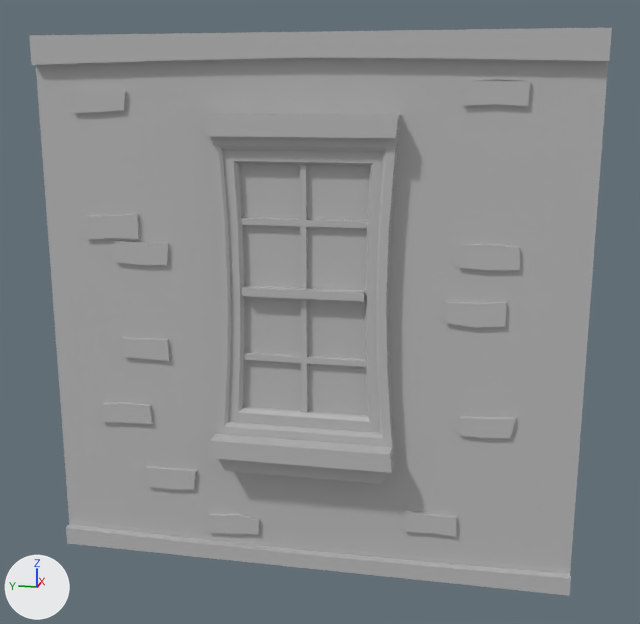
Two versions of the FBX model PC_Client_&_Server_Makina/Assets/Environement Final/Buildings/Facades & pillars/Facades Type 4 (Brick Pillars)/O_V_F_Type4_Window1/O_V_F_Type4_Window1.fbx, one commit apart.
Before and after are seen from a 50 mm camera at (-5.13, -1.01, 2.7) aimed at (-0.11, 0.0, 1.45). The lights are fixed; the arrows at lower left show +X, +Y and +Z.

Objects in the first picture: 'O_V_F_Type4_Window1'.
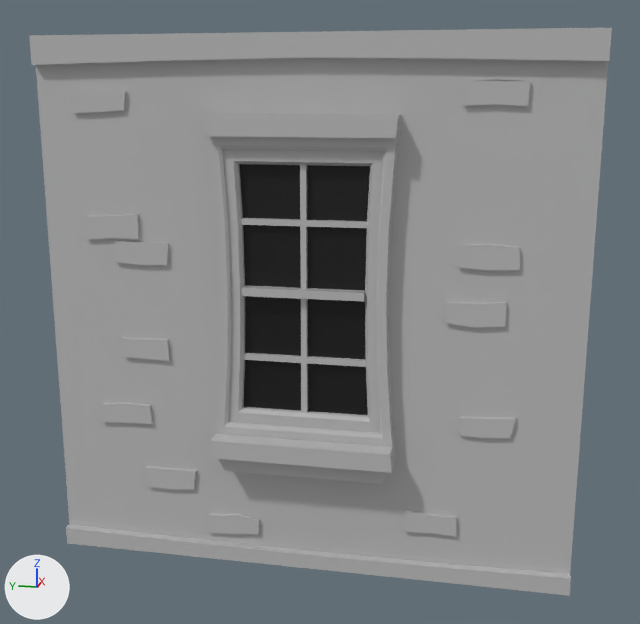
What the commit changed:
Material '08 - Default Slot #2' (mat_08___default_slot__2) is new.
Its base color is (0.0, 0.0, 0.0) (black #000000).
Its roughness is 0.553.
me_mesh has 505 vertices, 424 faces and spans x -0.69..0.5, y -1.5..1.5, z 0.0..3.01.
me_mesh is used by ob_o_v_f_type4_window1; location (0.0, 0.0, 0.0).
me_mesh part 1: all 8 faces centred in x -0.51, y -0.18..0.18, z 1.11..2.2 switch from mat_07___default (grey #bcbcbc) to mat_08___default_slot__2 (black #000000).

Location of each change, (x1, y1, x2, y2) in pixels of the pictures (640 x 624 px):
part 1 of me_mesh, recoloured (grey to black)
    both: (239, 164, 370, 415)
